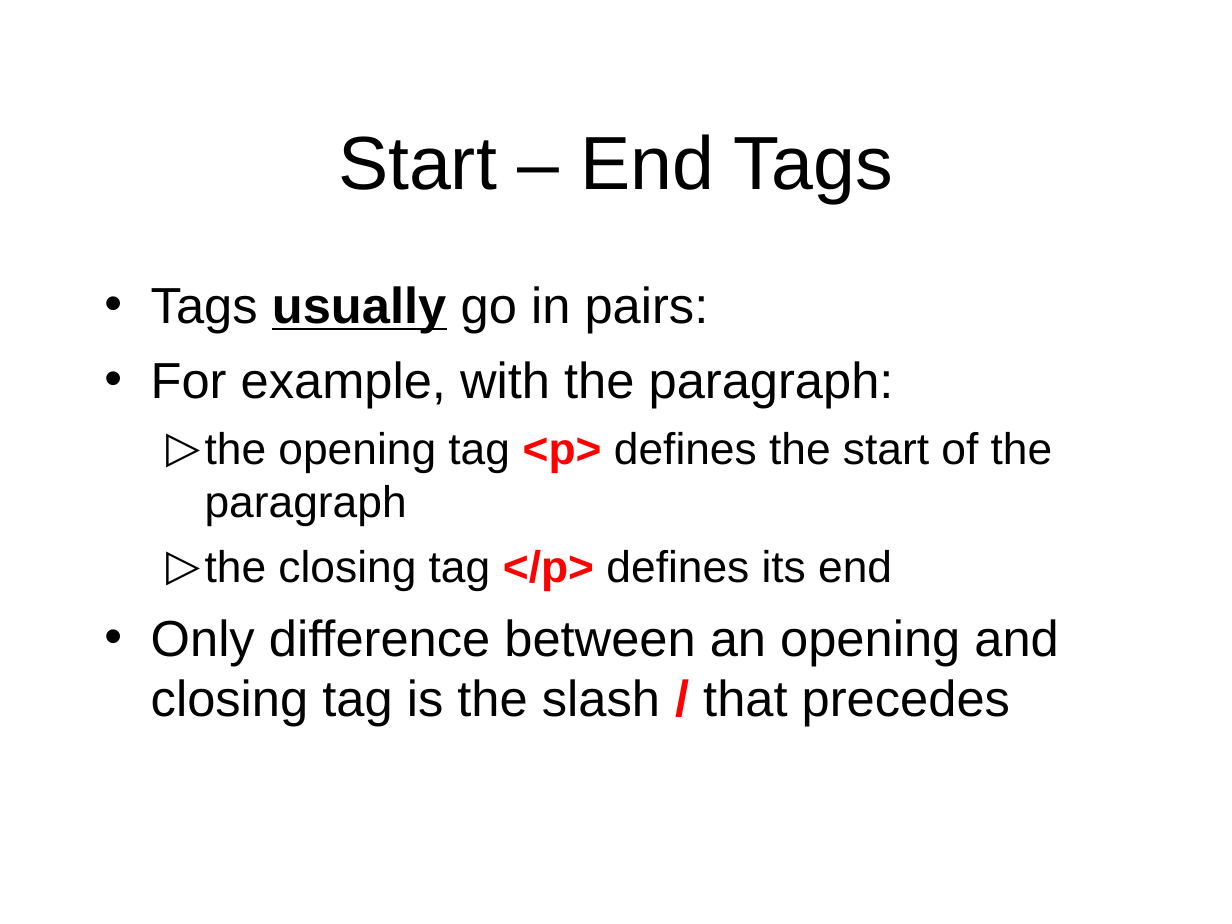
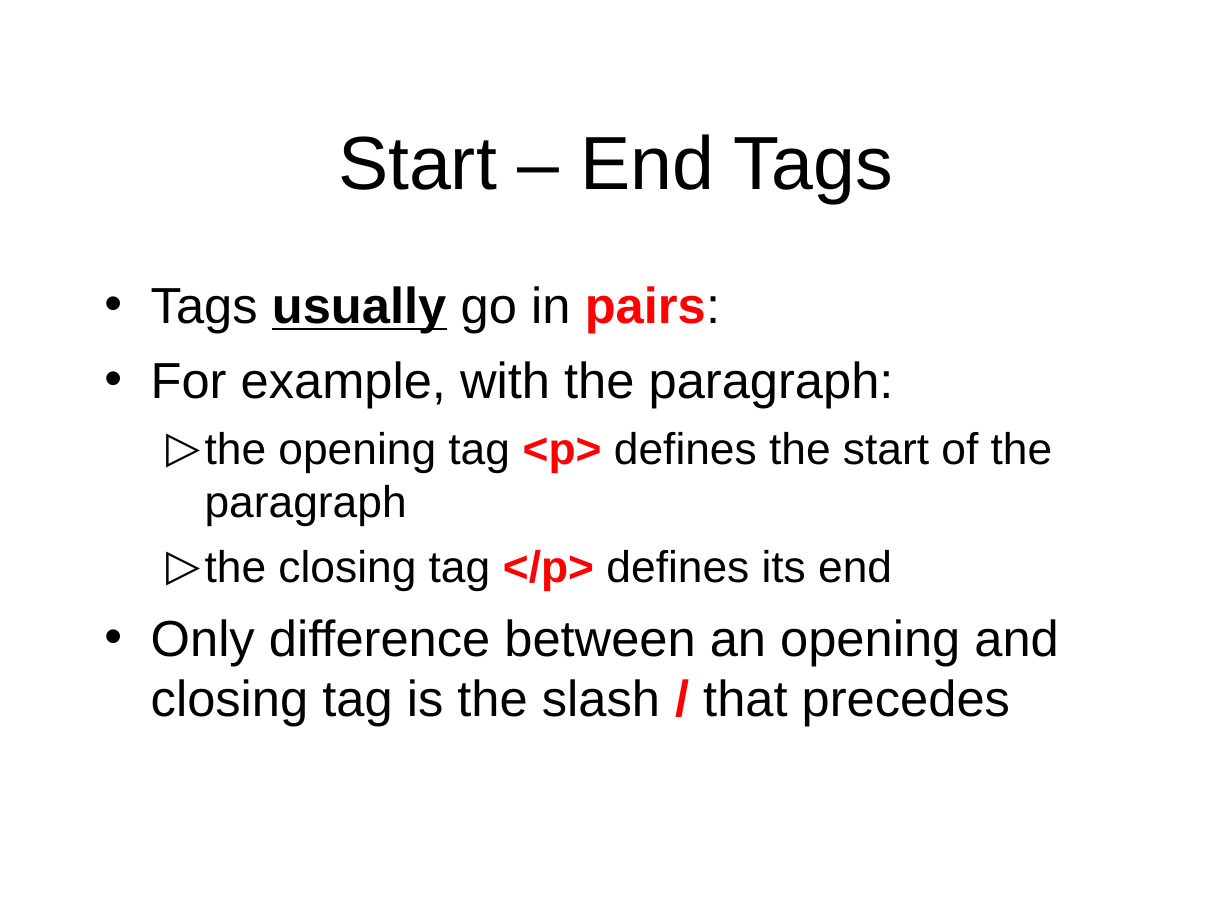
Before and after one commit to octaviordz/zjnu2017.github.io, a slide deck: slide 16 of WAD/lectures/010--Introduction.ppt. Drawn at 1232x924 pixels with LibreOffice and Linux fonts; fonts in the diff are those of the drawing. Boxes give left, top, right and bottom in pixels: in the first picture for what was removed or moved away, otherwise in the second. Text is boxed around its words. In the diff, an @@ line names an element or a change of style, - is before the commit and + after.

```diff
--- a/WAD/lectures/010--Introduction.ppt
+++ b/WAD/lectures/010--Introduction.ppt
@@ text at (151, 286, 720, 334): text colour #000000 to #FF0000, bold on in "pairs:" @@
```
Also in this commit, not shown: 8 other slides changed, 1 other file.
